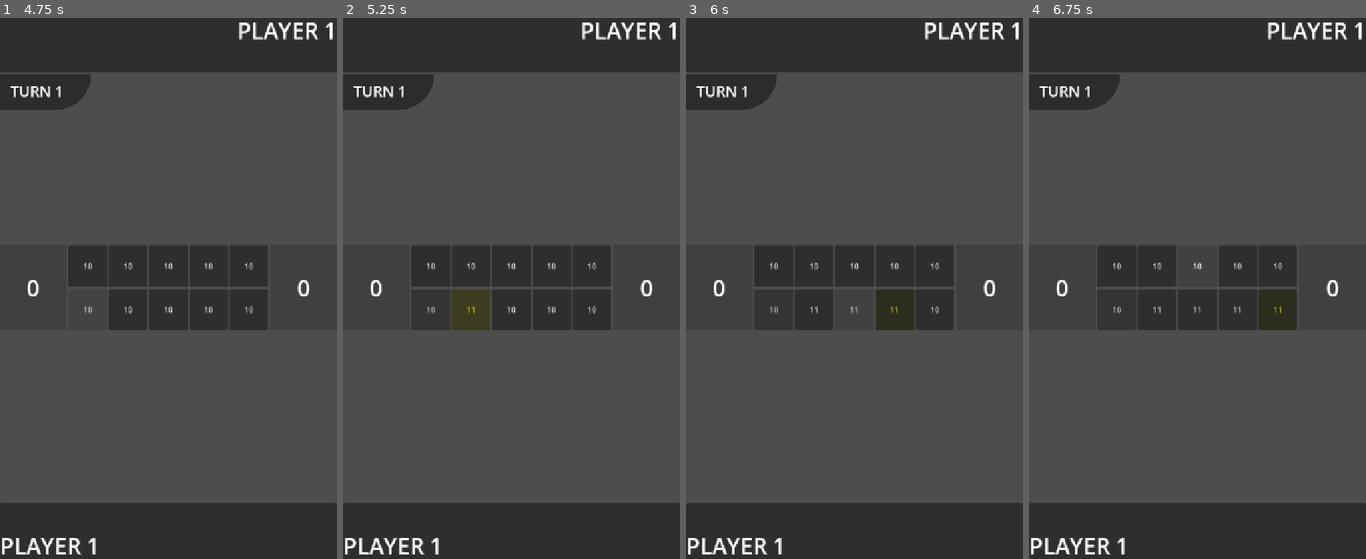
Above: before the commit, frames 1-4 (left to right).
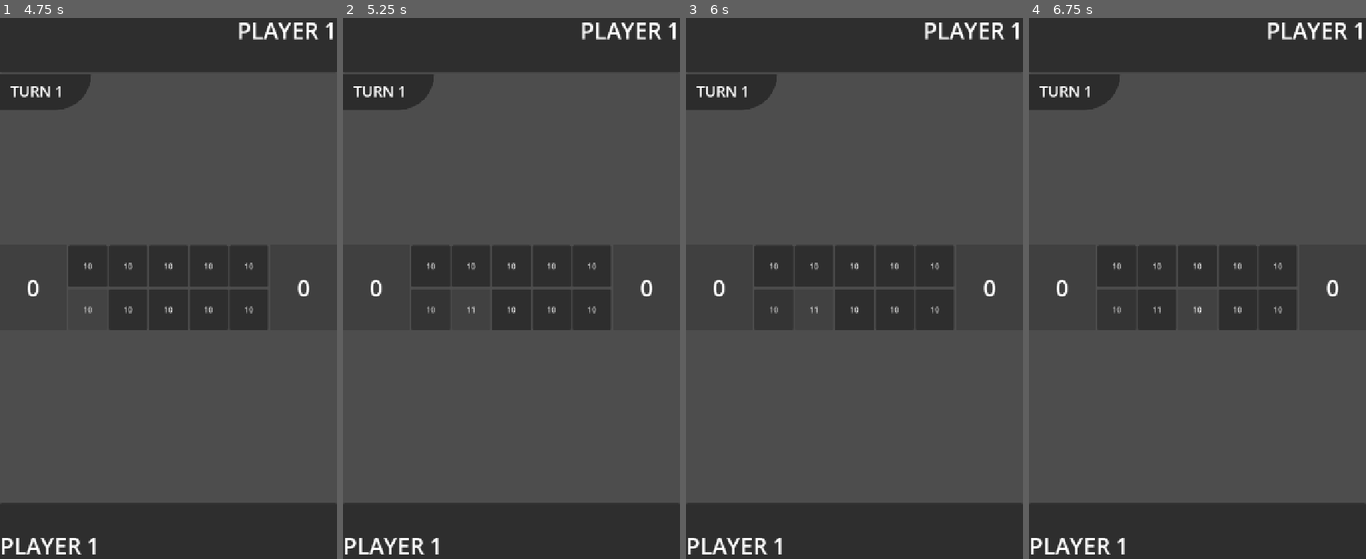
Above: after the commit, the same moments.

Repository: LeYohan-rgb/trad-games-hub
Game: Godot game, scene res://Scenes/adjiboto_room.tscn
Two runs of this game, one before a commit and one after it. Both use one fixed random seed, a clock stepped at 60 frames per second and the inputs below. This scene is started directly instead of the project's main scene.
Inputs:
- Up to frame 1 (4.75 s): click "10" at 0.5 s; click "10" at 1.25 s; click "10" at 2 s; click "10" at 2.75 s; click "10" at 3.5 s; click "10" at 4.25 s
- Up to frame 2 (5.25 s): click "11" at 5 s
- Up to frame 3 (6 s): click "11" at 5.75 s
- Up to frame 4 (6.75 s): click "10" at 6.5 s

Frame 1 is identical in both runs. In frame 2, 0.8% of the frame differs, in the area x 32-44%, y 50-58%; in frame 3, less than 0.1%; in frame 4, less than 0.1%.
Error in both runs: Out of bounds get index '0' (on base: 'Array[String]') (res://Scripts/adjiboto_room.gd:61)

Commit message:
Changed the label so that it displayed the number of stones being distributed in real time

Diff:
--- a/Scripts/adjiboto_room.gd
+++ b/Scripts/adjiboto_room.gd
@@ -156,20 +156,20 @@
 
 	if plr_interface == 0:
 		if player == 0:
-			message_label.text = Global.players[player] + " distributed " + str(game_state[hole_num] - 1) + " stones!"
+			message_label.text = Global.players[player] + " distributed 1 out of " + str(game_state[hole_num] - 1) + " stones!"
 			game_state[hole_num] = 1
 			game_holes[hole_num].text = str(1)
 		else:
-			message_label.text = Global.players[player] + " distributed " + str(game_state[5 + hole_num] - 1) + " stones!"
+			message_label.text = Global.players[player] + " distributed 1 out of " + str(game_state[5 + hole_num] - 1) + " stones!"
 			game_state[5 + hole_num] = 1
 			game_holes[5 + hole_num].text = str(1)
 	else:
 		if player == 0:
-			message_label.text = Global.players[player] + " distributed " + str(game_state[5 + hole_num] - 1) + " stones!"
+			message_label.text = Global.players[player] + " distributed 1 out of " + str(game_state[5 + hole_num] - 1) + " stones!"
 			game_state[5 + hole_num] = 1
 			game_holes[5 + hole_num].text = str(1)
 		else:
-			message_label.text = Global.players[player] + " distributed " + str(game_state[hole_num] - 1) + " stones!"
+			message_label.text = Global.players[player] + " distributed 1 out of " + str(game_state[hole_num] - 1) + " stones!"
 			game_state[hole_num] = 1
 			game_holes[hole_num].text = str(1)
 
@@ -181,6 +181,7 @@
 	for i in range(stones_removed):
 		game_state[get_stone_by_index(plr, plr_interface, mod_10_index(hole_num + i + 1))] += 1
 		get_stone(plr, plr_interface, mod_10_index(hole_num + i + 1)).text = str(int(get_stone(plr, plr_interface, mod_10_index(hole_num + i + 1)).text) + 1)
+		message_label.text = Global.players[plr] + " distributed " + str(1 + i) + " out of " + str(stones_removed) + " stones!"
 		get_stone(plr, plr_interface, mod_10_index(hole_num + i + 1)).modulate = modulate_color
 		await get_tree().create_timer(time_per_stone).timeout
 		get_stone(plr, plr_interface, mod_10_index(hole_num + i + 1)).modulate = "ffffff"
@@ -209,7 +210,6 @@
 
 	#CHECK IF A PLAYER HAS NO LEGAL MOVES LEFT
 	check_if_legal_moves_left()
-	go_to_next_turn()
 
 func check_if_legal_moves_left():
 	var no_legal_moves = true
@@ -235,9 +235,34 @@
 					no_legal_moves = false
 
 	if no_legal_moves == true: #END GAME
+		end_game()
+	else:
+		go_to_next_turn()
+
+func end_game():
+	message_label.text = Global.players[opposite_turn()] + " has no legal moves left!"
+	await get_tree().create_timer(2.0).timeout
+	# CHECK IF DRAW
+	if game_state["player_" + return_opp_player_index_from_one_to_two() + "_stones"] >= 50:
+		if game_state["player_" + return_opp_player_index_from_one_to_two() + "_stones"] == 50:
+			message_label.text = "But they have exactly half of the total stones!"
+		else:
+			message_label.text = "But they have more than half of the total stones!"
+		await get_tree().create_timer(2.0).timeout
+	else:
 		pass
-	else:
-		pass
+
+func return_opp_player_index_from_one_to_two() -> String:
+	if game_state["turn"] == 0:
+		return "2"
+	else:
+		return "2"
+
+func opposite_turn():
+	if game_state["turn"] == 0:
+		return 1
+	else:
+		return 0
 
 func catched_stones_by_plr(stones_catched):
 	if game_state["turn"] == 0:
